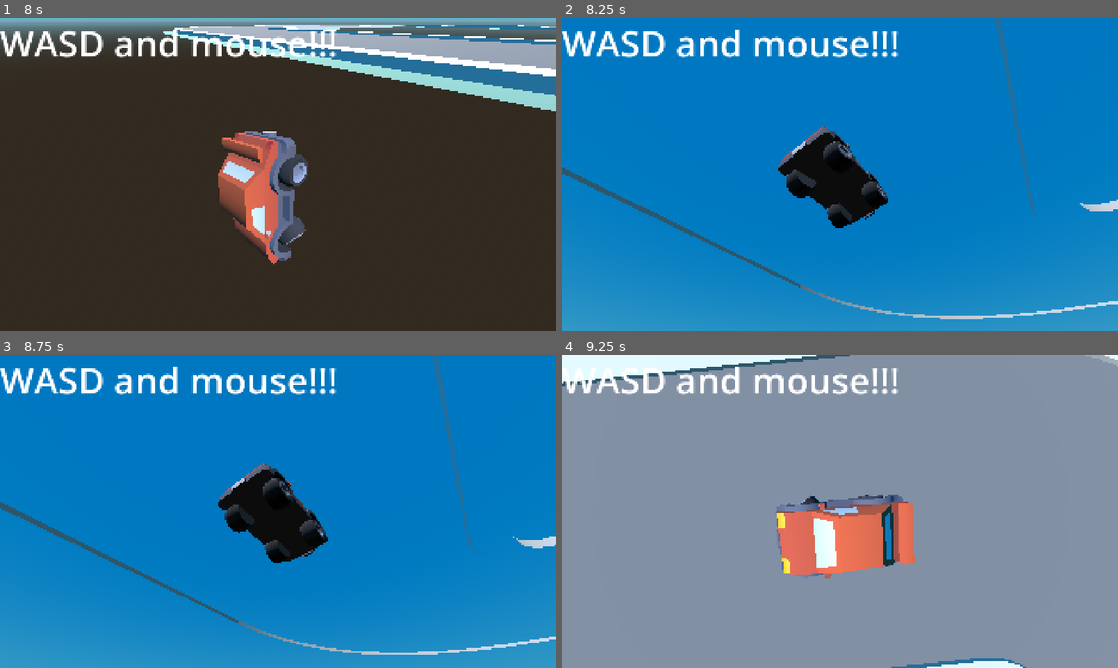
Above: before the commit, frames 1-4 (two rows, left to right).
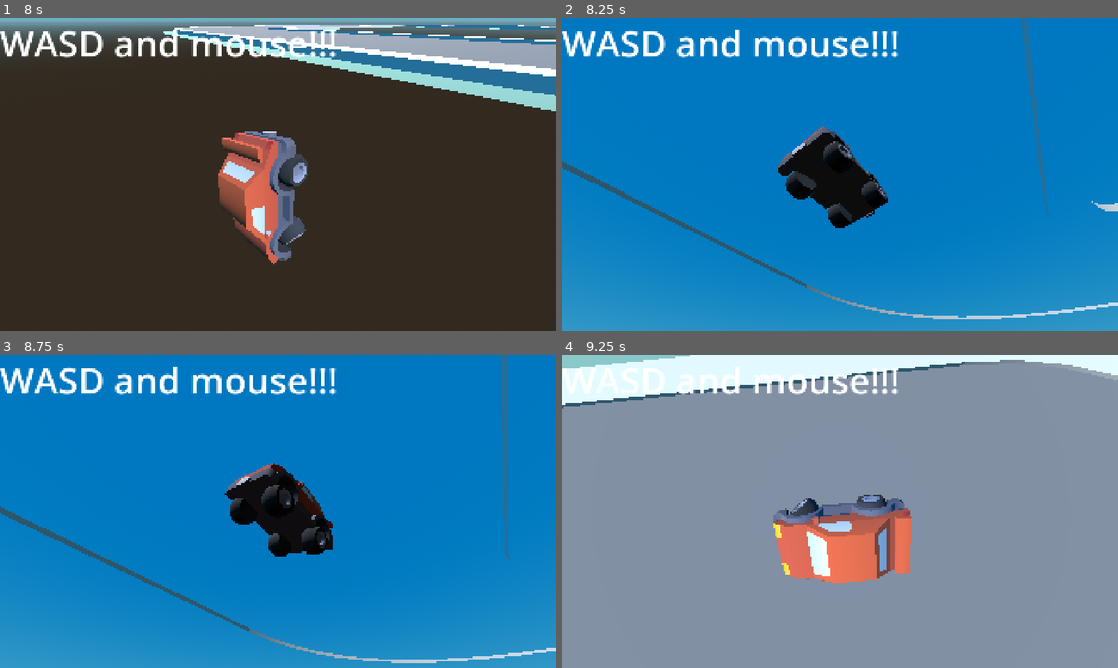
Above: after the commit, the same moments.

Repository: akanksh-ch/kar-game
Game: Godot game, scene res://Scenes/main.tscn
The game is run twice, just before and just after one commit, with the same random seed, the same clock (stepped at 60 frames per second) and the same inputs.
Inputs (mouse positions are in pixels of both pictures, inside the frame that each line leads up to):
- Up to frame 1 (8 s): move the mouse to (250, 237) at 0.52 s; hold W (Gas) 0.53-1.28 s; hold D (Right) 0.53-2.03 s; move the mouse to (444, 221) at 1.27 s; tap W (Gas) every 1.5 s from 1.35 to 7.35 s; move the mouse to (111, 127) at 2.02 s; hold W (Gas) 2.03-2.78 s; hold A (Left) 2.03-3.53 s; move the mouse to (305, 174) at 2.77 s; move the mouse to (194, 96) at 3.52 s; hold S (Brake) 3.53-4.28 s; hold W (Gas) 3.53-4.28 s; move the mouse to (400, 158) at 4.27 s; hold D (Right) from 4.28 s (still down); move the mouse to (166, 190) at 5.02 s; hold W (Gas) 5.03-5.78 s; move the mouse to (333, 105) at 5.77 s; move the mouse to (250, 237) at 6.52 s; hold W (Gas) 6.53-7.28 s; move the mouse to (444, 221) at 7.27 s
- Up to frame 2 (8.25 s): move the mouse to (673, 127) at 8.02 s; release D (Right) at 8.03 s; hold S (Brake) from 8.03 s (still down); hold W (Gas) from 8.03 s (still down)
- Up to frame 3 (8.75 s): keep holding S (Brake); keep holding W (Gas)
- Up to frame 4 (9.25 s): move the mouse to (867, 511) at 8.77 s; release S (Brake) at 8.78 s; release W (Gas) at 8.78 s; hold A (Left) from 8.78 s (still down); tap W (Gas) at 8.85 s

Frame 1 is identical in both runs. In frame 2, 2.8% of the frame differs, in the area x 0-100%, y 0-97%; in frame 3, 5.5%; in frame 4, 10%, in the area x 0-100%, y 0-100%.

Commit message:
Changed game icon

Diff:
--- a/Scripts/kar.gd
+++ b/Scripts/kar.gd
@@ -26,3 +26,5 @@
 	engine_force = Input.get_action_strength("Gas") * EngineForce
 	brake = Input.get_action_strength("Brake") * BrakingForce
 	steering = lerp(steering, deg_to_rad(35 * Input.get_action_strength("Left")) + deg_to_rad(-35 * Input.get_action_strength("Right")), 0.1)
+
+	print($wheel_back_left.get_skidinfo(), ", ", $wheel_back_right.get_skidinfo(), ", ", $wheel_front_left.get_skidinfo(), ", ", $wheel_front_right.get_skidinfo())
--- a/Scripts/kill_zone.gd
+++ b/Scripts/kill_zone.gd
@@ -11,6 +11,5 @@
 	pass
 
 func _on_body_entered(body: Node3D) -> void:
-	body.global_position = Vector3(-14.73344, 0.33, 2.75041)
+	body.global_position = Vector3(-14.73344, 1.0, 2.75041)
 	body.global_rotation = Vector3.ZERO
-	body.linear_velocity = Vector3.ZERO
--- a/project.godot
+++ b/project.godot
@@ -14,13 +14,15 @@
 config/description="Drifting game with realistic suspension"
 run/main_scene="uid://cvm0swbf731a3"
 config/features=PackedStringArray("4.7", "Forward Plus")
-config/icon="res://icon.svg"
+boot_splash/image="uid://c7mqnjhdw0ah0"
+config/icon="res://icon.ico"
+config/macos_native_icon="uid://838s4de83euk"
+config/windows_native_icon="uid://838s4de83euk"
 
 [display]
 
 window/size/viewport_width=1920
 window/size/viewport_height=1080
-window/size/mode=3
 window/stretch/mode="canvas_items"
 window/stretch/aspect="expand"
 
Not shown, changed: export_presets.cfg
Binary file added: icon.ico
Binary file added: icon.png
Not shown, added: icon.png.import
Binary file added: screensaver.png
Not shown, added: screensaver.png.import
